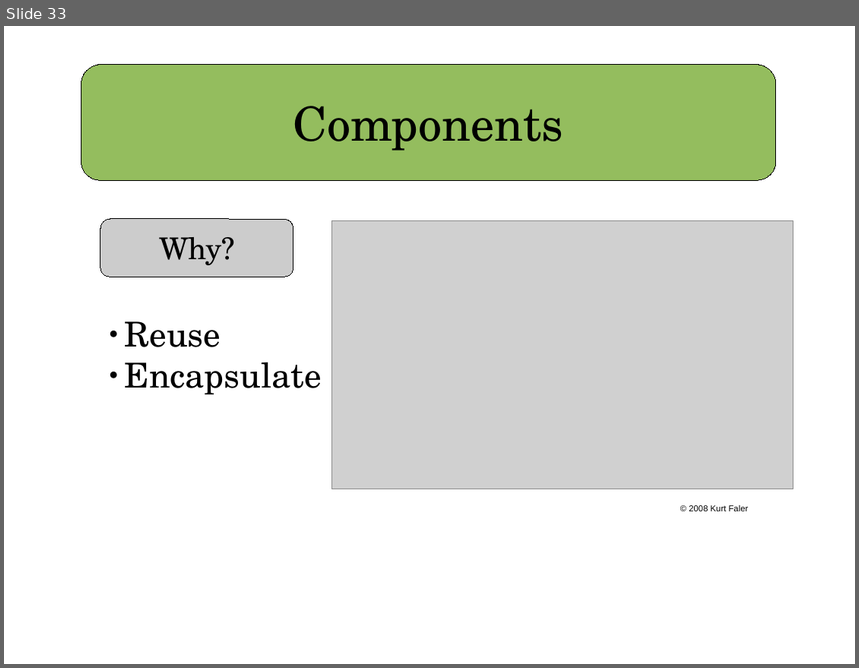
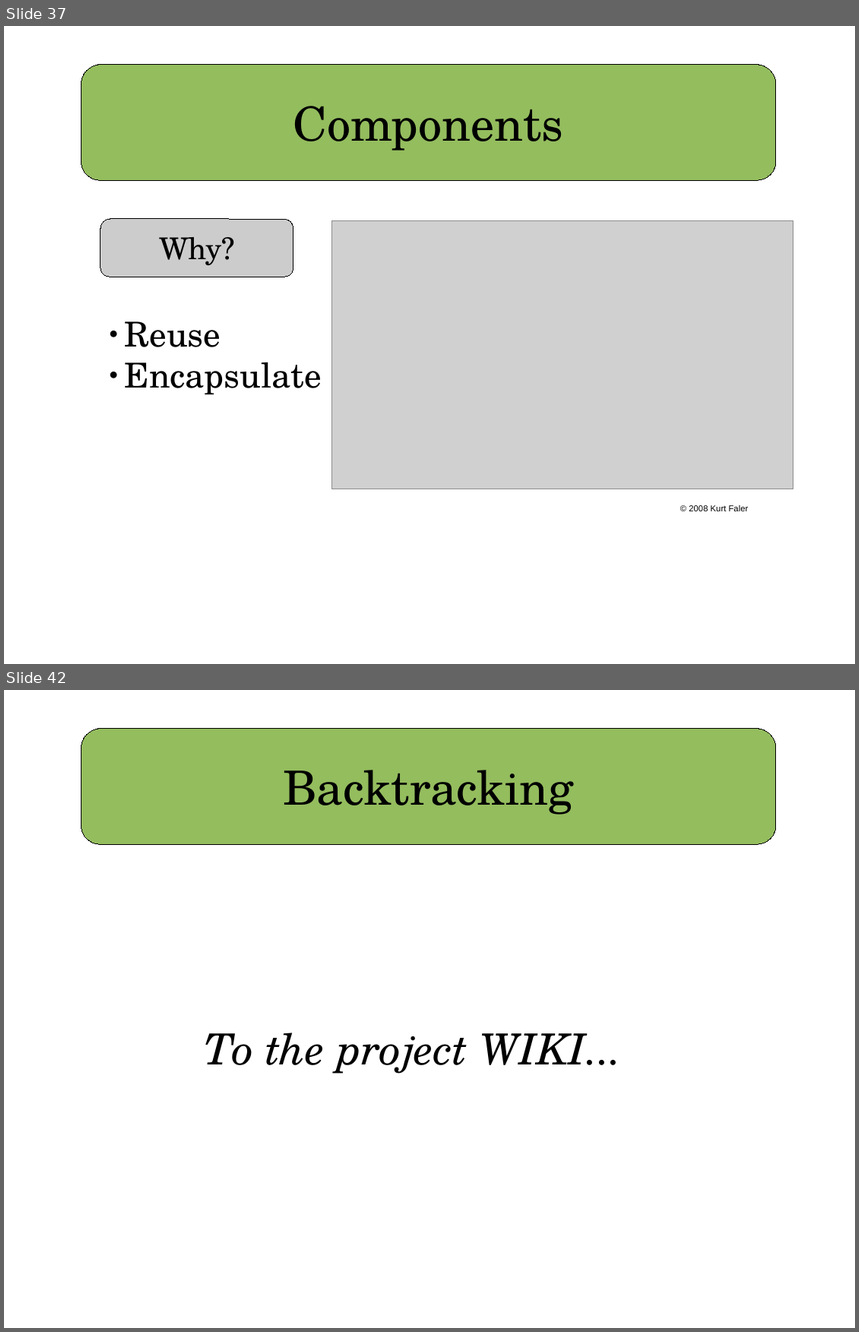
Before and after one commit to plorenz/sarasvati, a slide deck: doc/presentation.odp. Shown one above the other, each under a label of ours: slide 33 before the commit, slides 37 and 42 after it; the slides between them are not shown. The pictures are 859x668 and 859x1332 pixels, drawn with LibreOffice and Linux fonts; fonts in the diff are those of the drawing; grey boxes stand for pictures. Boxes give left, top, right and bottom in pixels: in the first picture for what was removed or moved away, otherwise in the second. Text is boxed around its words. In the diff, an @@ line names an element or a change of style, - is before the commit and + after.

```diff
--- a/doc/presentation.odp
+++ b/doc/presentation.odp
@@ slide 42 added at (x1=4, y1=690, x2=855, y2=1328), background #FFFFFF @@
@@ rounded rectangle added at (x1=82, y1=729, x2=776, y2=844), fill #94BD5E, outline #000000 0 pt, 44 pt, text #000000 @@
+Backtracking
@@ text added at (x1=205, y1=1033, x2=622, y2=1074), 40 pt, text #000000, italic @@
+To the project WIKI...
@@ what was slide 33 is now slide 37 @@
```
Also in this commit, not shown: 9 other slides added.
